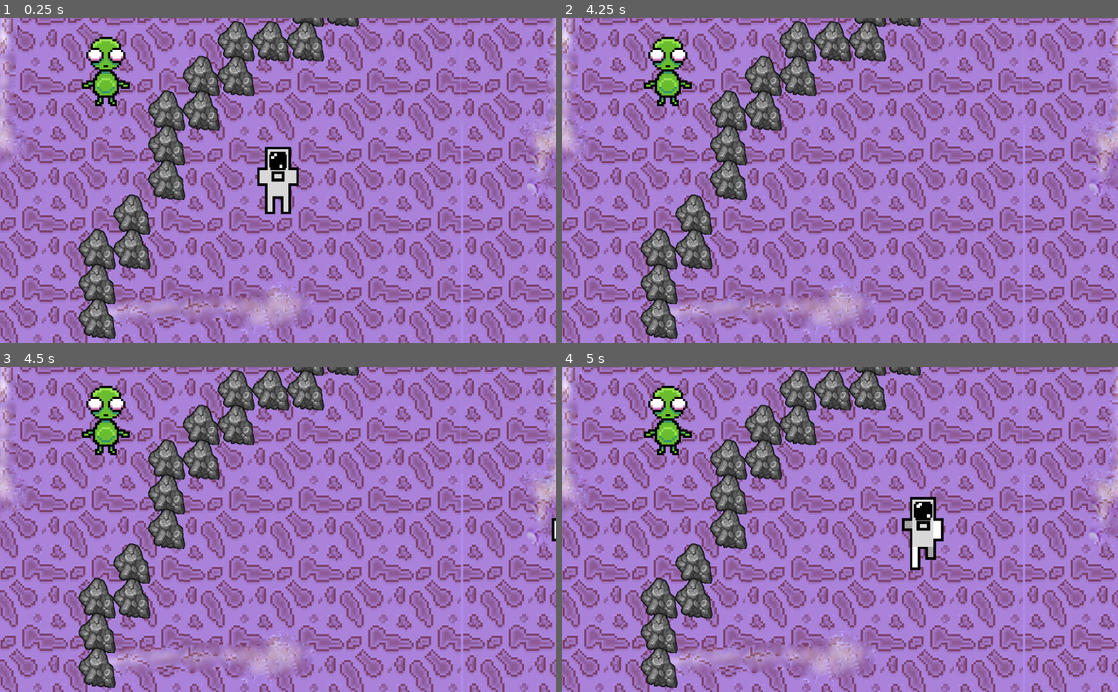
Above: before the commit, frames 1-4 (two rows, left to right).
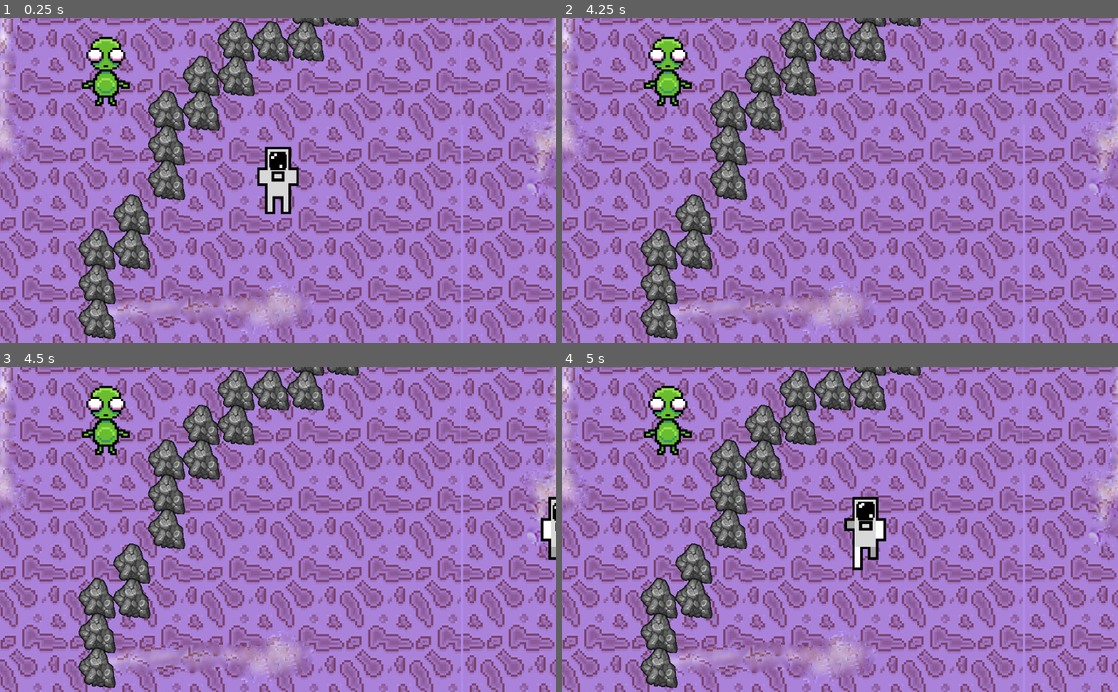
Above: after the commit, the same moments.

Repository: FREQ-E/Hanno
Game: Godot game, scene res://levels/test/test.tscn
Two runs of this game, one before a commit and one after it. Both use one fixed random seed, a clock stepped at 60 frames per second and the inputs below.
Inputs:
- Up to frame 1 (0.25 s): no input
- Up to frame 2 (4.25 s): tap Enter at 0.5, 2.75 s; hold D (move right) 0.53-1.28 s; hold Space (sprint) 0.53-1.28 s; hold S (move down) 1.28-2.03 s; tap Space (sprint) at 1.35, 2, 2.85, 3.5 s; hold D (move right) 2.03-2.78 s; hold Space (sprint) 2.03-2.78 s; hold W (move up) 2.78-3.53 s; hold A (move left) from 3.53 s (still down); hold Space (sprint) from 3.53 s (still down)
- Up to frame 3 (4.5 s): keep holding A (move left); tap Enter at 4.25 s; release Space (sprint) at 4.28 s; tap Space (sprint) at 4.35 s
- Up to frame 4 (5 s): keep holding A (move left)

Frames 1-2 are identical in both runs. In frame 3, 0.4% of the frame differs, in the area x 97-100%, y 39-60%; in frame 4, 2.3%, in the area x 50-69%, y 39-63%.

Commit message:
Revert "Improved player speed, dash duration and buffer"
This reverts commit d30c00b0aa2d5bb1e6a2ae0e0e5b22fca6d25e10.

Diff:
--- a/base_scripts/movement_input_2d.gd
+++ b/base_scripts/movement_input_2d.gd
@@ -7,12 +7,12 @@
 signal undashed
 
 
-export var fast_speed := 30.0
-export var default_speed := 3.0
+export var fast_speed := 10.0
+export var default_speed := 5.0
 
-export var dash_speed := 10.0					# the speed the character travels during the dash
-export var dash_duration := 0.05					# how long the dash lasts
-export var dash_buffer := 0.1					# the window of time available in which sprint can be pressed and released to trigger the dash
+export var dash_speed := 20.0					# the speed the character travels during the dash
+export var dash_duration := 0.1					# how long the dash lasts
+export var dash_buffer := 0.2					# the window of time available in which sprint can be pressed and released to trigger the dash
 
 export var basis_node_path: NodePath			# If given, the user input will be transformed to be relative to the node given
 
